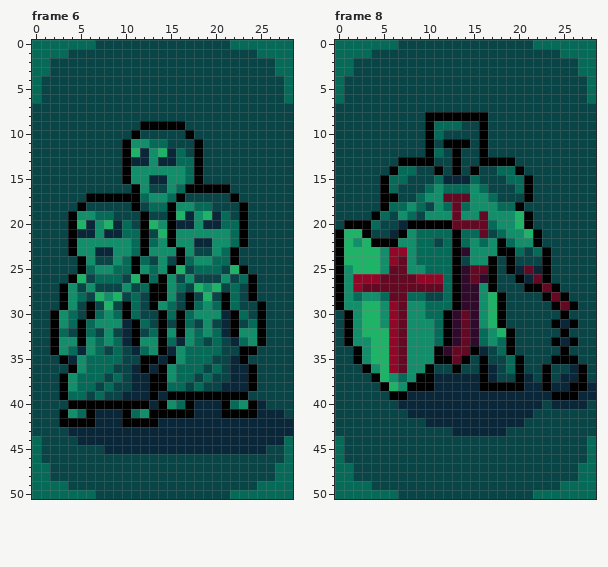
File history of a pixel-art file, Succubus/Sprites/EarthOpponents.aseprite. That is the earlier state.
29x51 pixels, 13 frames. Shown: frame 6, frame 8. The commit also changed other frames, which this record leaves out.
After the commit:
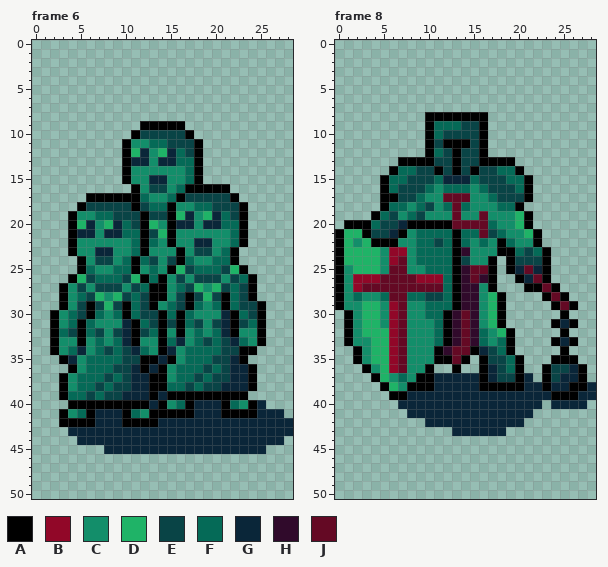
Palette (. is transparent): A #000000  B #910728  C #138e6a  D #1fb367  E #094446  F #056a57  G #0a2639  H #300a2b  J #640924
The edit:
layer "Background" now hidden
Changed rows in their new state; - is an unchanged pixel.
Frame 6:
first column x 0:
 0 .............................
 1 .............................
 2 .............................
 3 .............................
 4 .............................
 5 .............................
 6 .............................
 7 .............................
 8 .............................
 9 ............-----............
10 ...........-------...........
11 ..........---------..........
12 ..........---------..........
13 ..........---------..........
14 ..........---------..........
15 ..........---------..........
16 ...........-----------.......
17 ......-----------------......
18 .....-------------------.....
19 ....--------------------.....
20 ....--------------------.....
21 ....--------------------.....
22 ....--------------------.....
23 ....-------------------......
24 .....------------------......
25 .....-------------------.....
26 ....---------------------....
27 ...----------------------....
28 ...----------------------....
29 ...-----------------------...
30 ..------------------------...
31 ..------------------------...
32 ..------------------------...
33 ..------------------------...
34 ..-----------------------....
35 ...---------------------.....
36 ....---------------------....
37 ...----------------------....
38 ...----------------------....
39 ...---------------------.....
40 ....----------------------...
41 ...-------------------------.
42 ...--------------------------
43 ....-------------------------
44 .....-----------------------.
45 ........------------------...
46 .............................
47 .............................
48 .............................
49 .............................
50 .............................
Frame 8:
first column x 0:
 0 .............................
 1 .............................
 2 .............................
 3 .............................
 4 .............................
 5 .............................
 6 .............................
 7 .............................
 8 ..........-------............
 9 ..........-------............
10 ..........-------............
11 ..........-------............
12 ..........-------............
13 .......-------------.........
14 ......---------------........
15 .....-----------------.......
16 .....-----------------.......
17 .....-----------------.......
18 .....----------------........
19 ....------------------.......
20 .---------------------.......
21 -----------------------......
22 -----------------------......
23 ------------------------.....
24 ------------------.-----.....
25 ------------------.-----.....
26 ------------------..----.....
27 ------------------...----....
28 -------------------....---...
29 -------------------.....---..
30 .------------------......-...
31 .------------------.....---..
32 .-------------------.....-...
33 .-------------------....---..
34 ..------------------.....-...
35 ..-------------.-----...---..
36 ...--------..-..-----..-----.
37 ....------------------.-----.
38 .....------------------------
39 ......-----------------------
40 .......----------------.----.
41 ........--------------.......
42 ..........-----------........
43 .............------..........
44 .............................
45 .............................
46 .............................
47 .............................
48 .............................
49 .............................
50 .............................
Pixel boxes of the changes (left, top, right, bottom) in both pictures:
erased: (32, 40, 293, 499)
erased: (335, 40, 596, 499)
